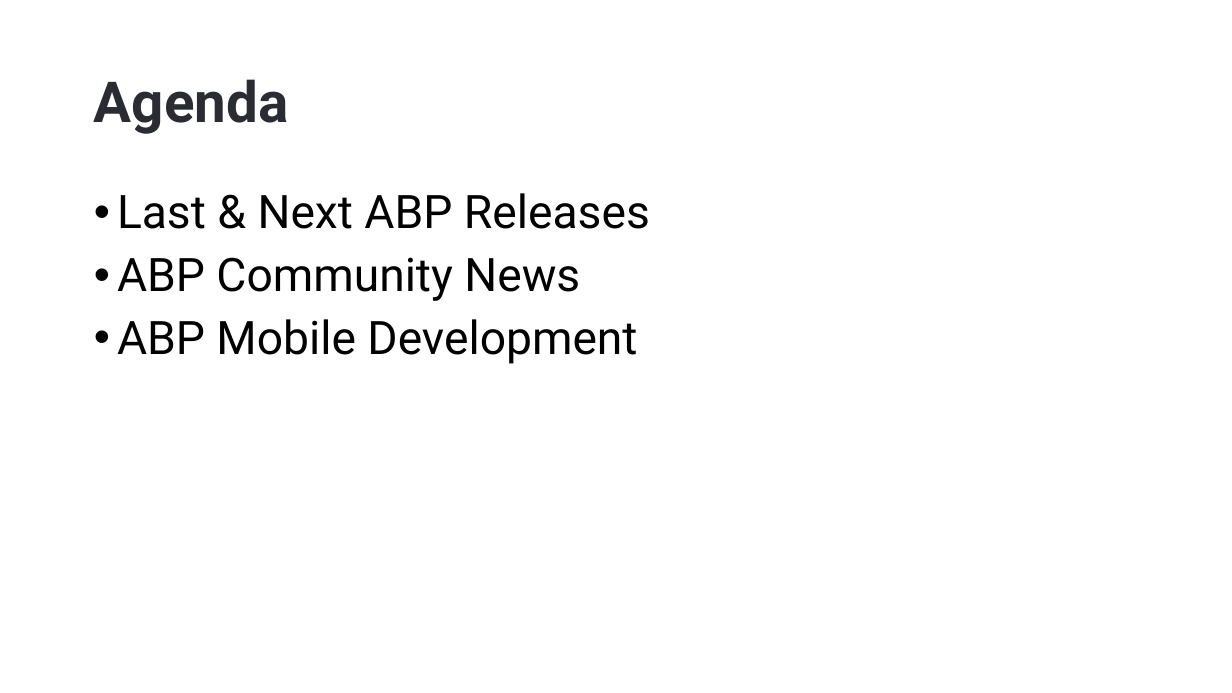
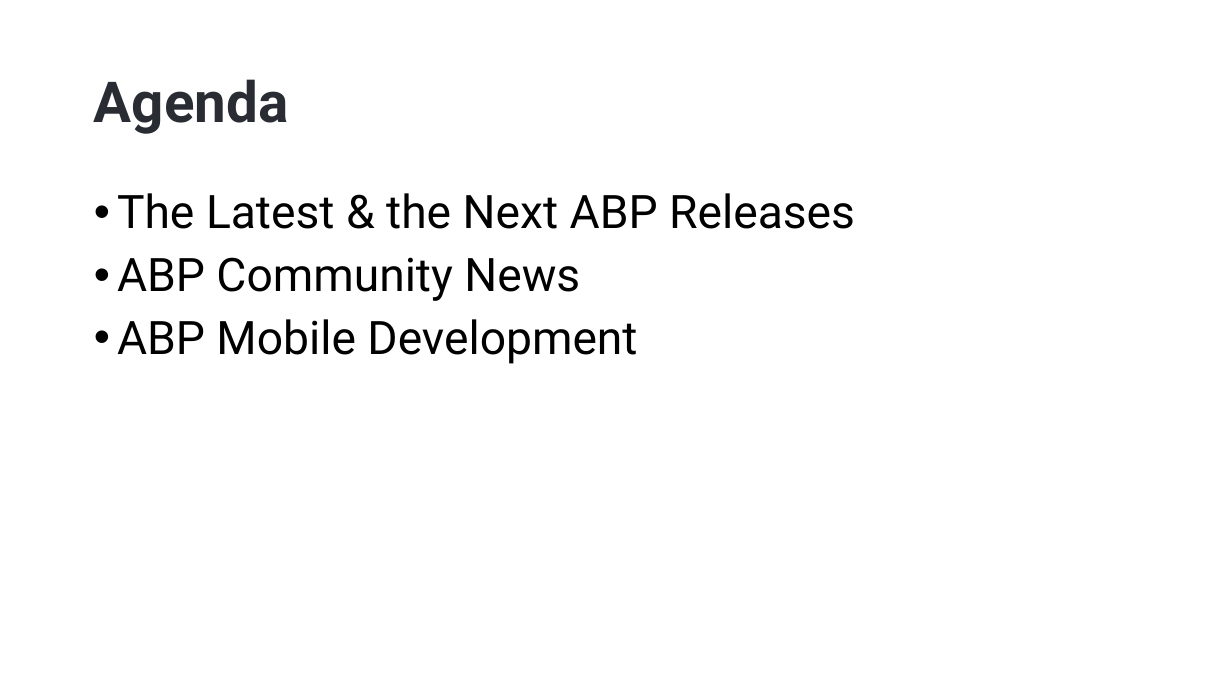
Before and after one commit to hikalkan/presentations, a slide deck: slide 2 of 2023-07-27 ABP Community Talks 2023.5/ABP Mobile Options.pptx. Drawn at 1232x693 pixels with LibreOffice and Linux fonts; fonts in the diff are those of the drawing; background and template pictures are left out. Boxes give left, top, right and bottom in pixels: in the first picture for what was removed or moved away, otherwise in the second. Text is boxed around its words. In the diff, an @@ line names an element or a change of style, - is before the commit and + after.

```diff
--- a/2023-07-27 ABP Community Talks 2023.5/ABP Mobile Options.pptx
+++ b/2023-07-27 ABP Community Talks 2023.5/ABP Mobile Options.pptx
@@ text at (117, 193, 855, 229): text changed @@
-• Last & Next ABP Releases
+• The Latest & the Next ABP Releases
```
Also in this commit, not shown: 2 other slides changed.
